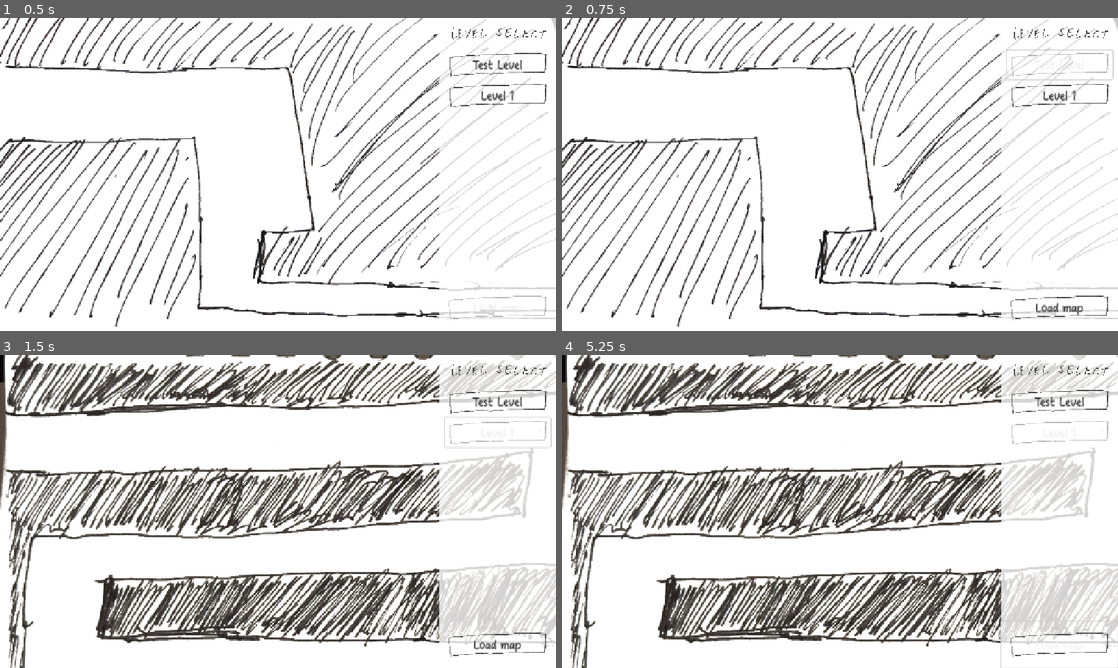
Above: before the commit, frames 1-4 (two rows, left to right).
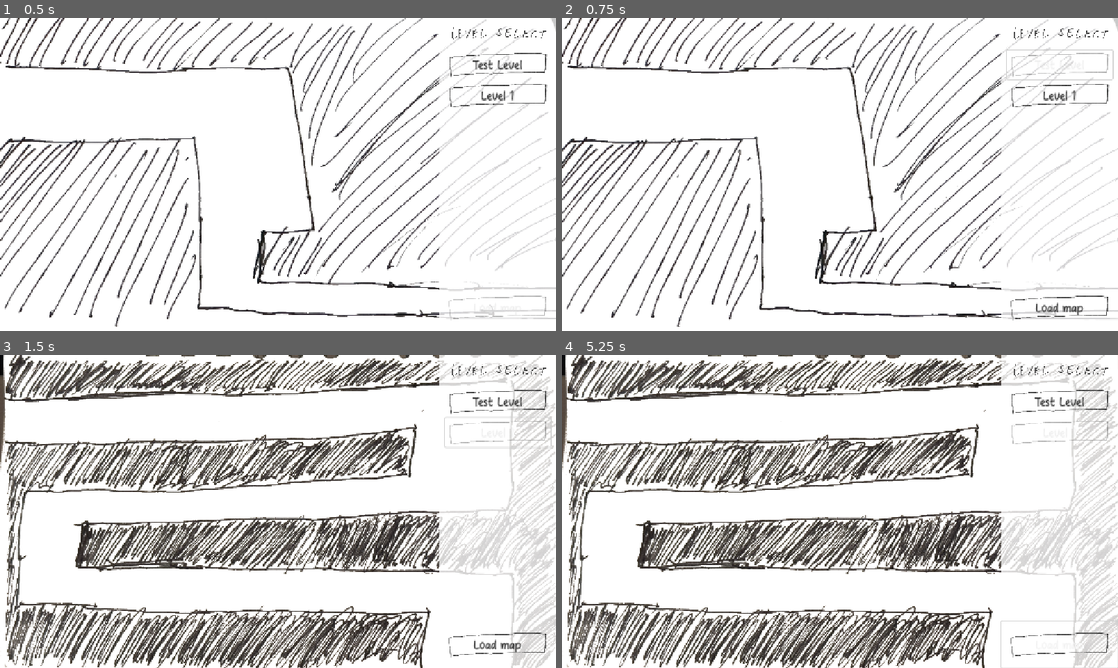
Above: after the commit, the same moments.

Repository: OzuYatamutsu/notebook-tower-defense
Game: Godot game, scene res://levels/MapSelect.tscn
The game is run twice, just before and just after one commit, with the same random seed, the same clock (stepped at 60 frames per second) and the same inputs. This scene is started directly instead of the project's main scene.
Inputs:
- Up to frame 1 (0.5 s): no input
- Up to frame 2 (0.75 s): click "Test Level" at 0.5 s
- Up to frame 3 (1.5 s): click "Level 1" at 1.25 s
- Up to frame 4 (5.25 s): click "Test Level" at 2 s; click "Level 1" at 2.75 s; click "Test Level" at 3.5 s; click "Level 1" at 4.25 s; click "Load map" at 5 s

Frame 1 is identical in both runs. In frame 2, 3.8% of the frame differs, in the area x 0-100%, y 14-99%; in frame 3, 52%, in the area x 0-100%, y 0-100%; in frame 4, 52%.

Commit message:
Map preview scaling behavior

Diff:
--- a/levels/map_select.gd
+++ b/levels/map_select.gd
@@ -28,8 +28,16 @@
 
     var level: Level = load(CurrentSelectedLevel).instantiate()
     var level_map: Sprite2D = level.get_node("LevelViewport/map")
+    var viewport_size: Vector2 = get_viewport_rect().size
+    var level_map_size: Vector2 = level_map.texture.get_size()
 
     MapPreview.texture = level_map.texture
+
+    # Scale map to fit viewport
+    MapPreview.scale = Vector2(
+        viewport_size.x / level_map_size.x,
+        viewport_size.y / level_map_size.y
+    )
 
 func load_selected_level() -> void:
     assert(CurrentSelectedLevel != null)
